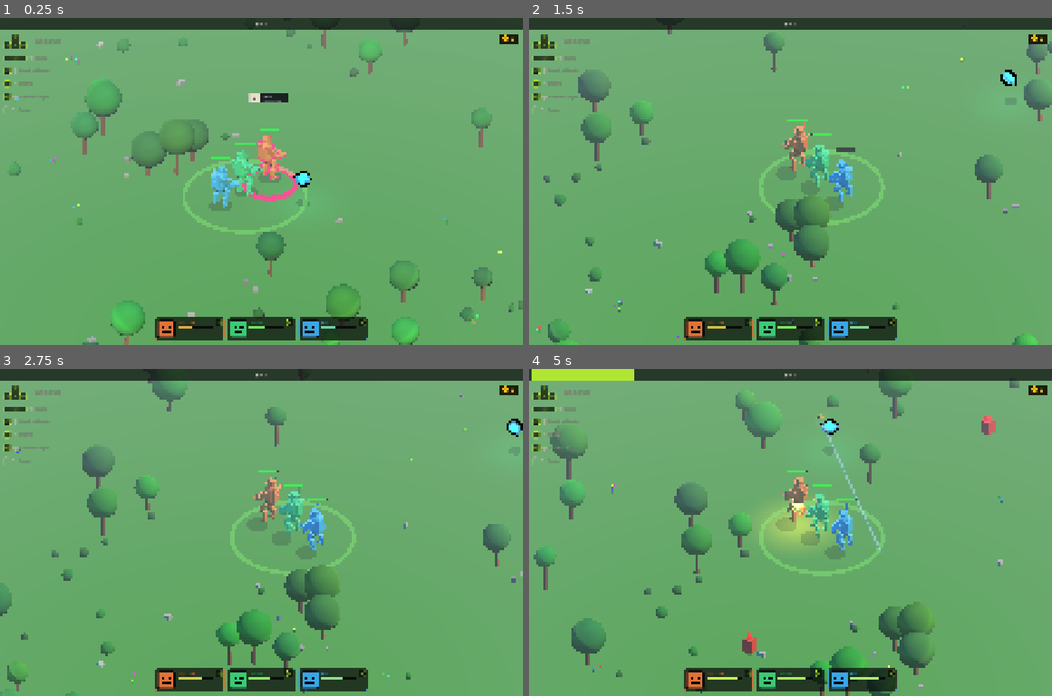
Above: before the commit, frames 1-4 (two rows, left to right).
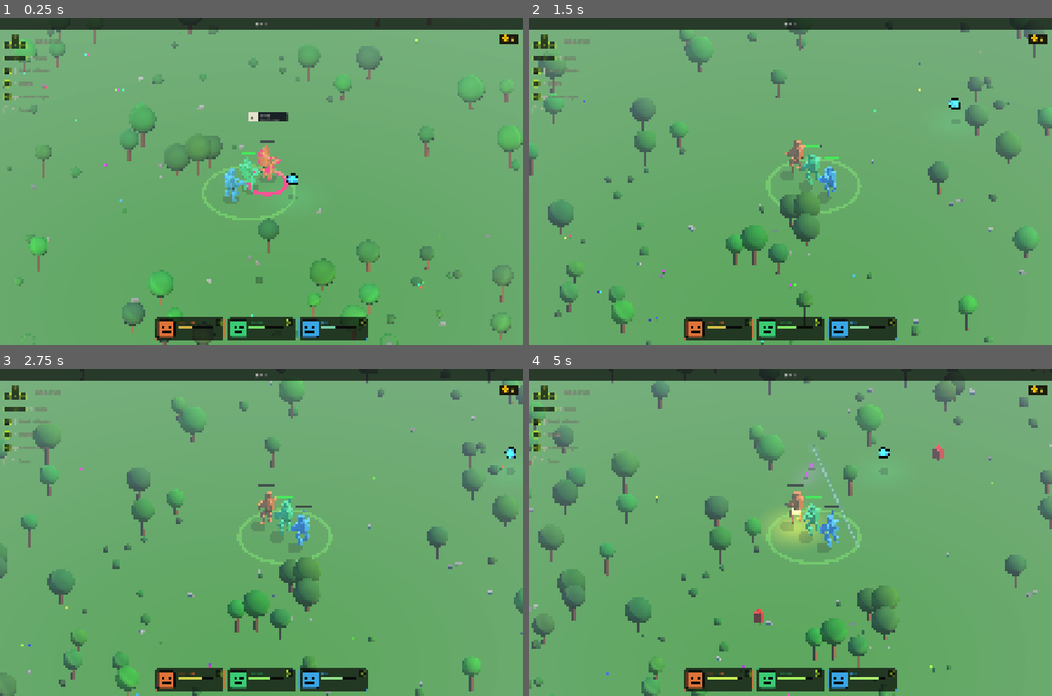
Above: after the commit, the same moments.

Repository: Jojjo1010/MechGame
Game: Godot game, scene res://scenes/game/Game.tscn
The game is run twice, just before and just after one commit, with the same random seed, the same clock (stepped at 60 frames per second) and the same inputs.
Inputs (mouse positions are in pixels of both pictures, inside the frame that each line leads up to):
- Up to frame 1 (0.25 s): no input
- Up to frame 2 (1.5 s): tap Enter at 0.5 s; move the mouse to (905, 165) at 0.52 s; hold D 0.53-1.25 s; tap Q at 0.6 s; click (905, 165) at 0.67 s; tap Space at 0.77 s; drag from (685, 197) to (764, 246) at 1.27 s
- Up to frame 3 (2.75 s): move the mouse to (313, 460) at 2.02 s; hold D from 2.03 s (still down); tap F at 2.1 s
- Up to frame 4 (5 s): release D at 2.75 s; drag from (764, 597) to (633, 483) at 2.77 s; move the mouse to (947, 581) at 3.52 s; hold A 3.53-4.25 s; tap E at 3.6 s; tap Space at 3.77 s; drag from (633, 483) to (712, 450) at 4.27 s

The runs differ from the first frame. In frame 1, 12% of the frame differs, in the area x 0-100%, y 3-100%; in frame 2, 12%; in frame 3, 13%; in frame 4, 16%, in the area x 0-100%, y 0-100%.

Commit message:
Repair to 50 HP, default camera zoomed further out
Repair: clamp HP up to 50 (not full max_health) so a long wave still
costs the player something. Uses maxf so it never reduces HP if the
mech somehow has more than 50 already.

Camera: CAM_ZOOM_MAX 24 → 32 (default zoom uses this value, so the
starting view is now 33% wider in both axes). Min zoom unchanged at 6
so the close-in view is still available.

Co-Authored-By: Claude Opus 4.7 (1M context) <noreply@anthropic.com>

Diff:
--- a/scenes/game/Game.gd
+++ b/scenes/game/Game.gd
@@ -17,7 +17,7 @@
 const CAM_SIZE    := 14.0
 
 const CAM_ZOOM_MIN  := 6.0
-const CAM_ZOOM_MAX  := 24.0
+const CAM_ZOOM_MAX  := 32.0
 const CAM_ZOOM_STEP := 1.5
 
 # Available isometric views (toggle with Q)
--- a/scenes/mechs/Mech.gd
+++ b/scenes/mechs/Mech.gd
@@ -328,10 +328,13 @@
 	_repair_grace_timer = maxf(_repair_grace_timer, seconds)
 
 func repair() -> void:
-	health = max_health
+	# Partial heal — repair clamps the mech up to 50 HP (not full restore), so
+	# stacking repairs through a long wave still costs you something.
+	var target: float = minf(50.0, max_health)
+	health = maxf(health, target)
 	health_changed.emit(health, max_health)
 	if is_instance_valid(_health_bar):
-		_health_bar.set_fraction(1.0)
+		_health_bar.set_fraction(health / max_health)
 	stop_burning()
 	AudioManager.play("mech_repair_complete", global_position, -2.0)
 
